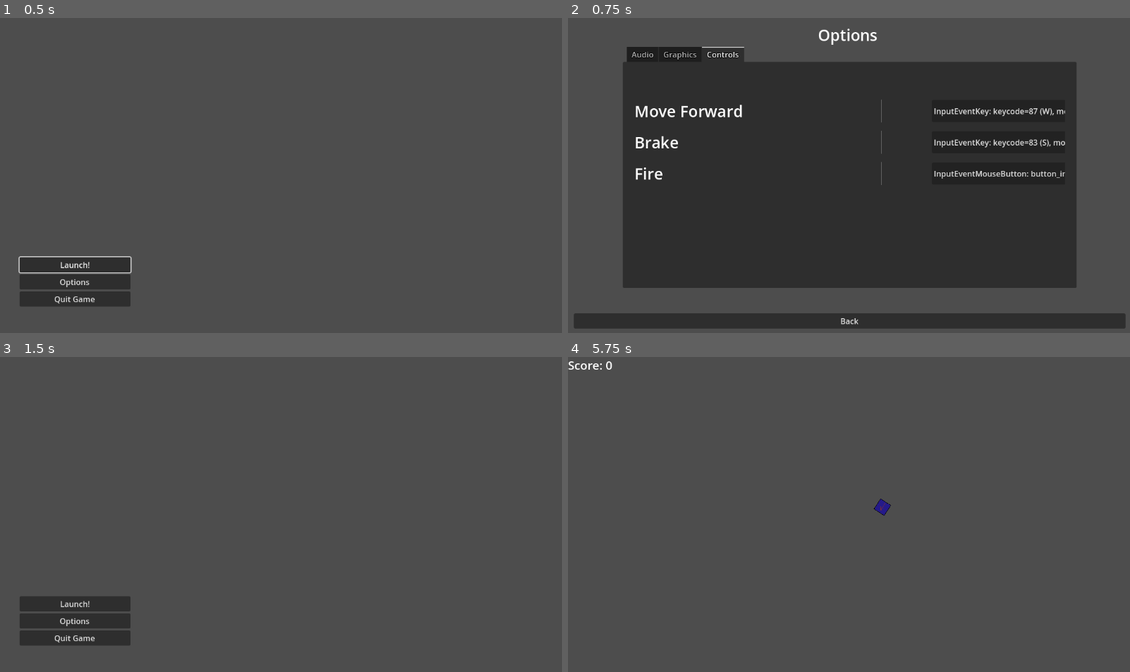
Above: before the commit, frames 1-4 (two rows, left to right).
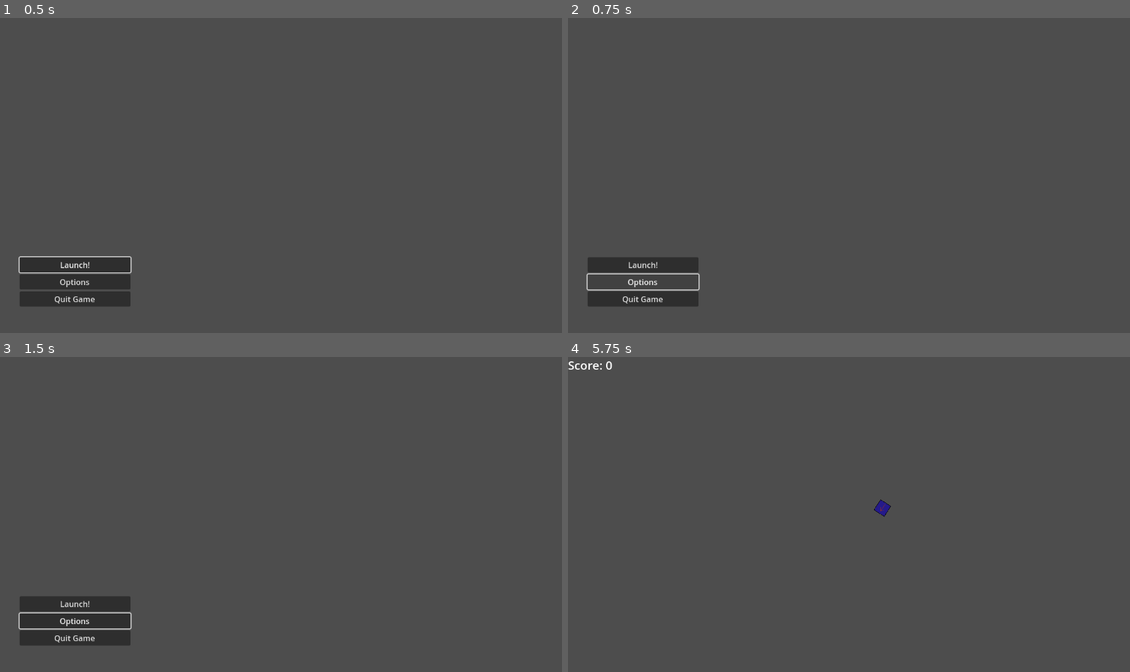
Above: after the commit, the same moments.

Repository: IanuReeves/Dirt-Defenders
Game: Godot game, scene res://scenes/ui/main_menu.tscn
Two runs of this game, one before a commit and one after it. Both use one fixed random seed, a clock stepped at 60 frames per second and the inputs below.
Inputs (mouse positions are in pixels of both pictures, inside the frame that each line leads up to):
- Up to frame 1 (0.5 s): no input
- Up to frame 2 (0.75 s): click "Options" at 0.5 s
- Up to frame 3 (1.5 s): click (281, 659) at 1.25 s, where only the run before the commit has a clickable "Back"
- Up to frame 4 (5.75 s): click "Launch!" at 2 s; tap Enter at 2.75 s; move the mouse to (972, 498) at 2.77 s; press the mouse at (972, 498) at 2.78 s; hold W (forward) 2.78-3.53 s; move the mouse to (736, 530) at 3.52 s; release the mouse at (736, 530) at 3.53 s; hold S (brake) 3.53-4.28 s; click (736, 530) at 3.6 s; move the mouse to (905, 445) at 4.27 s; press the mouse at (905, 445) at 4.28 s; hold W (forward) from 4.28 s (still down); move the mouse to (820, 577) at 5.02 s; release the mouse at (820, 577) at 5.03 s; click (820, 577) at 5.1 s

Frame 1 is identical in both runs. In frame 2, 63% of the frame differs, in the area x 1-100%, y 3-99%; in frame 3, 0.2%; in frame 4, less than 0.1%.

Commit message:
Revert "Add UI development to Main"

Diff:
--- a/project.godot
+++ b/project.godot
@@ -24,7 +24,7 @@
 }
 fire={
 "deadzone": 0.5,
-"events": [Object(InputEventMouseButton,"resource_local_to_s …(115 unchanged characters)… alse,"meta_pressed":false,"button_mask":1,"position":Vector2(126, 15),"global_position":Vector2(135, 61),"factor":1.0,"button_index":1,"canceled":false,"pressed":true,"double_click":false,"script":null)
+"events": [Object(InputEventMouseButton,"resource_local_to_s …(115 unchanged characters)… alse,"meta_pressed":false,"button_mask":0,"position":Vector2(0, 0),"global_position":Vector2(0, 0),"factor":1.0,"button_index":1,"canceled":false,"pressed":false,"double_click":false,"script":null)
 ]
 }
 brake={
--- a/scenes/objects/gravity_well.tscn
+++ b/scenes/objects/gravity_well.tscn
@@ -7,7 +7,6 @@
 
 [node name="Gravity Well" type="Area2D"]
 script = ExtResource("1_0hk3u")
-strength = 15.0
 
 [node name="CollisionShape2D" type="CollisionShape2D" parent="."]
 shape = SubResource("CircleShape2D_gjdgk")
--- a/scenes/ui/main_menu.tscn
+++ b/scenes/ui/main_menu.tscn
@@ -1,7 +1,6 @@
-[gd_scene load_steps=3 format=3 uid="uid://dtfjoatv00vqu"]
+[gd_scene load_steps=2 format=3 uid="uid://dtfjoatv00vqu"]
 
-[ext_resource type="Script" path="res://scripts/main_menu.gd" id="1_fhh2t"]
-[ext_resource type="PackedScene" uid="uid://cnw08jg3nei33" path="res://scenes/ui/options_menu.tscn" id="2_rv0w5"]
+[ext_resource type="Script" path="res://scripts/main_menu.gd" id="1_464rm"]
 
 [node name="main_meu" type="Control"]
 layout_mode = 3
@@ -33,11 +32,6 @@
 focus_neighbor_bottom = NodePath("../StartButton")
 text = "Quit Game"
 
-[node name="options_menu" parent="." instance=ExtResource("2_rv0w5")]
-visible = false
-layout_mode = 1
-
 [connection signal="pressed" from="VBoxContainer/StartButton" to="." method="_on_start_button_pressed"]
 [connection signal="pressed" from="VBoxContainer/OptionsButton" to="." method="_on_options_button_pressed"]
 [connection signal="pressed" from="VBoxContainer/QuitButton" to="." method="_on_quit_button_pressed"]
-[connection signal="exit_options_menu" from="options_menu" to="." method="_on_options_menu_exit_options_menu"]
--- a/scenes/ui/options/hotkey_rebind_button.gd
+++ /dev/null
@@ -1,34 +0,0 @@
-extends Control
-class_name HotkeyRebindButton
-# Variable for the label and button of the keybind stuffs
-@onready var label: Label = $HBoxContainer/Label
-@onready var button: Button = $HBoxContainer/Button
-
-
-@export var actionname: String = "forward"
-
-# Ignores non-recognized inputs; Calls label and button naming
-func _ready():
-	set_process_unhandled_input(false)
-	set_action_name()
-	set_key_text()
-
-# Makes unassigned keys say "Unassigned", and translation key
-func set_action_name() -> void:
-	label.text = "Unassigned"
-
-	# Translation Key for Keybinds
-	match actionname:
-		"forward":
-			label.text = "Move Forward"
-		"brake":
-			label.text = "Brake"
-		"fire":
-			label.text = "Fire"
-
-
-func set_key_text() -> void:
-	var action_events = InputMap.action_get_events(actionname)
-	var action_event = action_events[0]
-
-	button.text = "%s" % action_event
--- a/scenes/ui/options/hotkey_rebind_button.tscn
+++ /dev/null
@@ -1,41 +0,0 @@
-[gd_scene load_steps=2 format=3 uid="uid://csug0lil444wf"]
-
-[ext_resource type="Script" path="res://scenes/ui/options/hotkey_rebind_button.gd" id="1_asnyf"]
-
-[node name="hotkey_rebind_button" type="Control"]
-layout_mode = 3
-anchors_preset = 15
-anchor_right = 1.0
-anchor_bottom = 1.0
-grow_horizontal = 2
-grow_vertical = 2
-script = ExtResource("1_asnyf")
-
-[node name="HBoxContainer" type="HBoxContainer" parent="."]
-layout_mode = 1
-anchors_preset = 4
-anchor_top = 0.5
-anchor_bottom = 0.5
-offset_top = -11.5
-offset_right = 21.0
-offset_bottom = 11.5
-grow_vertical = 2
-alignment = 1
-
-[node name="Label" type="Label" parent="HBoxContainer"]
-custom_minimum_size = Vector2(400, 30)
-layout_mode = 2
-theme_override_font_sizes/font_size = 32
-text = "ACTION"
-vertical_alignment = 1
-
-[node name="VSeparator" type="VSeparator" parent="HBoxContainer"]
-layout_mode = 2
-size_flags_horizontal = 3
-theme_override_constants/separation = 200
-
-[node name="Button" type="Button" parent="HBoxContainer"]
-custom_minimum_size = Vector2(150, 0)
-layout_mode = 2
-toggle_mode = true
-text = "ACTION_KEY"
--- a/scenes/ui/options/options_tab_container.tscn
+++ /dev/null
@@ -1,118 +0,0 @@
-[gd_scene load_steps=3 format=3 uid="uid://vpv7ukmhg3ur"]
-
-[ext_resource type="PackedScene" uid="uid://csug0lil444wf" path="res://scenes/ui/options/hotkey_rebind_button.tscn" id="1_ur3xq"]
-
-[sub_resource type="StyleBoxEmpty" id="StyleBoxEmpty_6ln86"]
-
-[node name="options_tab_container" type="Control"]
-layout_mode = 3
-anchors_preset = 15
-anchor_right = 1.0
-anchor_bottom = 1.0
-grow_horizontal = 2
-grow_vertical = 2
-
-[node name="TabContainer" type="TabContainer" parent="."]
-y_sort_enabled = true
-layout_mode = 1
-anchors_preset = -1
-anchor_right = 1.0
-anchor_bottom = 1.0
-offset_left = 100.0
-offset_top = 50.0
-offset_right = -100.0
-offset_bottom = -100.0
-grow_horizontal = 2
-grow_vertical = 2
-theme_override_constants/outline_size = 4
-theme_override_font_sizes/font_size = 16
-current_tab = 2
-
-[node name="Audio" type="TabBar" parent="TabContainer"]
-visible = false
-layout_mode = 2
-metadata/_tab_index = 0
-
-[node name="MarginContainer" type="MarginContainer" parent="TabContainer/Audio"]
-layout_mode = 1
-anchors_preset = 15
-anchor_right = 1.0
-anchor_bottom = 1.0
-grow_horizontal = 2
-grow_vertical = 2
-theme_override_constants/margin_left = 24
-theme_override_constants/margin_top = 24
-theme_override_constants/margin_right = 24
-theme_override_constants/margin_bottom = 24
-
-[node name="VBoxContainer" type="VBoxContainer" parent="TabContainer/Audio/MarginContainer"]
-layout_mode = 2
-theme_override_constants/separation = 64
-alignment = 1
-
-[node name="Graphics" type="TabBar" parent="TabContainer"]
-visible = false
-layout_mode = 2
-metadata/_tab_index = 1
-
-[node name="MarginContainer" type="MarginContainer" parent="TabContainer/Graphics"]
-layout_mode = 1
-anchors_preset = 15
-anchor_right = 1.0
-anchor_bottom = 1.0
-grow_horizontal = 2
-grow_vertical = 2
-theme_override_constants/margin_left = 24
-theme_override_constants/margin_top = 24
-theme_override_constants/margin_right = 24
-theme_override_constants/margin_bottom = 24
-
-[node name="VBoxContainer" type="VBoxContainer" parent="TabContainer/Graphics/MarginContainer"]
-layout_mode = 2
-theme_override_constants/separation = 64
-alignment = 1
-
-[node name="Controls" type="TabBar" parent="TabContainer"]
-layout_mode = 2
-metadata/_tab_index = 2
-
-[node name="MarginContainer" type="MarginContainer" parent="TabContainer/Controls"]
-layout_mode = 1
-anchors_preset = 15
-anchor_right = 1.0
-anchor_bottom = 1.0
-grow_horizontal = 2
-grow_vertical = 2
-theme_override_constants/margin_left = 24
-theme_override_constants/margin_top = 24
-theme_override_constants/margin_right = 24
-theme_override_constants/margin_bottom = 24
-
-[node name="ScrollContainer" type="ScrollContainer" parent="TabContainer/Controls/MarginContainer"]
-layout_mode = 2
-
-[node name="VBoxContainer" type="VBoxContainer" parent="TabContainer/Controls/MarginContainer/ScrollContainer"]
-layout_mode = 2
-theme_override_constants/separation = 64
-
-[node name="HSeperatorTop" type="HSeparator" parent="TabContainer/Controls/MarginContainer/ScrollContainer/VBoxContainer"]
-layout_mode = 2
-theme_override_constants/separation = 12
-theme_override_styles/separator = SubResource("StyleBoxEmpty_6ln86")
-
-[node name="hotkey_rebind_button" parent="TabContainer/Controls/MarginContainer/ScrollContainer/VBoxContainer" instance=ExtResource("1_ur3xq")]
-layout_mode = 2
-
-[node name="hotkey_rebind_button2" parent="TabContainer/Controls/MarginContainer/ScrollContainer/VBoxContainer" instance=ExtResource("1_ur3xq")]
-layout_mode = 2
-actionname = "brake"
-
-[node name="hotkey_rebind_button3" parent="TabContainer/Controls/MarginContainer/ScrollContainer/VBoxContainer" instance=ExtResource("1_ur3xq")]
-layout_mode = 2
-actionname = "fire"
-
-[node name="HSeparatorBtm" type="HSeparator" parent="TabContainer/Controls/MarginContainer/ScrollContainer/VBoxContainer"]
-layout_mode = 2
-size_flags_vertical = 8
-theme_override_constants/separation = 12
-theme_override_styles/separator = SubResource("StyleBoxEmpty_6ln86")
--- a/scenes/ui/options_menu.gd
+++ /dev/null
@@ -1,17 +0,0 @@
-extends Control
-class_name OptionsMenu
-
-@onready var exit_button: Button = $MarginContainer/VBoxContainer/exit_button
-
-signal exit_options_menu
-
-
-func _ready():
-	exit_button.button_down.connect(on_exit_pressed)
-	set_process(false)
-
-
-func on_exit_pressed() -> void:
-	print("Exiting options menu")
-	exit_options_menu.emit()
-	set_process(false)
--- a/scenes/ui/options_menu.tscn
+++ b/scenes/ui/options_menu.tscn
@@ -1,10 +1,4 @@
-[gd_scene load_steps=4 format=3 uid="uid://cnw08jg3nei33"]
-
-[ext_resource type="Script" path="res://scenes/ui/options_menu.gd" id="1_d3rjy"]
-[ext_resource type="PackedScene" uid="uid://vpv7ukmhg3ur" path="res://scenes/ui/options/options_tab_container.tscn" id="2_4kbcf"]
-
-[sub_resource type="SystemFont" id="SystemFont_uistj"]
-subpixel_positioning = 0
+[gd_scene format=3 uid="uid://cnw08jg3nei33"]
 
 [node name="options_menu" type="Control"]
 layout_mode = 3
@@ -13,38 +7,3 @@
 anchor_bottom = 1.0
 grow_horizontal = 2
 grow_vertical = 2
-script = ExtResource("1_d3rjy")
-
-[node name="MarginContainer" type="MarginContainer" parent="."]
-layout_mode = 1
-anchors_preset = 15
-anchor_right = 1.0
-anchor_bottom = 1.0
-grow_horizontal = 2
-grow_vertical = 2
-theme_override_constants/margin_left = 12
-theme_override_constants/margin_top = 12
-theme_override_constants/margin_right = 12
-theme_override_constants/margin_bottom = 12
-
-[node name="VBoxContainer" type="VBoxContainer" parent="MarginContainer"]
-layout_mode = 2
-theme_override_constants/separation = -48
-
-[node name="Label" type="Label" parent="MarginContainer/VBoxContainer"]
-layout_mode = 2
-theme_override_colors/font_outline_color = Color(0, 0, 0, 1)
-theme_override_fonts/font = SubResource("SystemFont_uistj")
-theme_override_font_sizes/font_size = 32
-text = "Options "
-horizontal_alignment = 1
-vertical_alignment = 1
-
-[node name="options_tab_container" parent="MarginContainer/VBoxContainer" instance=ExtResource("2_4kbcf")]
-layout_mode = 2
-size_flags_vertical = 3
-
-[node name="exit_button" type="Button" parent="MarginContainer/VBoxContainer"]
-layout_mode = 2
-size_flags_vertical = 8
-text = "Back"
--- a/scenes/ui/pause_menu.tscn
+++ b/scenes/ui/pause_menu.tscn
@@ -1,43 +1,23 @@
-[gd_scene load_steps=3 format=3 uid="uid://2rdt1g7kquyn"]
+[gd_scene format=3 uid="uid://2rdt1g7kquyn"]
 
-[ext_resource type="Script" path="res://scripts/main_menu.gd" id="1_fhh2t"]
-[ext_resource type="PackedScene" uid="uid://cnw08jg3nei33" path="res://scenes/ui/options_menu.tscn" id="2_rv0w5"]
-
-[node name="main_meu" type="Control"]
+[node name="pause_menu" type="Control"]
 layout_mode = 3
 anchors_preset = 15
 anchor_right = 1.0
 anchor_bottom = 1.0
 grow_horizontal = 2
 grow_vertical = 2
-script = ExtResource("1_fhh2t")
 
 [node name="VBoxContainer" type="VBoxContainer" parent="."]
-layout_mode = 1
-offset_left = 40.0
-offset_top = 490.0
-offset_right = 267.0
-offset_bottom = 599.0
+layout_mode = 0
+offset_right = 40.0
+offset_bottom = 40.0
 
-[node name="StartButton" type="Button" parent="VBoxContainer"]
+[node name="ResumeButton" type="Button" parent="VBoxContainer"]
 layout_mode = 2
-focus_neighbor_top = NodePath("../QuitButton")
-text = "Resume"
 
-[node name="OptionsButton" type="Button" parent="VBoxContainer"]
+[node name="Button" type="Button" parent="VBoxContainer"]
 layout_mode = 2
-text = "Options"
 
-[node name="QuitButton" type="Button" parent="VBoxContainer"]
+[node name="Button3" type="Button" parent="VBoxContainer"]
 layout_mode = 2
-focus_neighbor_bottom = NodePath("../StartButton")
-text = "Quit Game"
-
-[node name="options_menu" parent="." instance=ExtResource("2_rv0w5")]
-visible = false
-layout_mode = 1
-
-[connection signal="pressed" from="VBoxContainer/StartButton" to="." method="_on_start_button_pressed"]
-[connection signal="pressed" from="VBoxContainer/OptionsButton" to="." method="_on_options_button_pressed"]
-[connection signal="pressed" from="VBoxContainer/QuitButton" to="." method="_on_quit_button_pressed"]
-[connection signal="exit_options_menu" from="options_menu" to="." method="_on_options_menu_exit_options_menu"]
--- a/scripts/main_menu.gd
+++ b/scripts/main_menu.gd
@@ -1,55 +1,24 @@
 extends Control
-class_name MainMenu
 
-# Variables for buttons and menus for signals
-@onready var start_button: Button = $VBoxContainer/StartButton
-@onready var options_button: Button = $VBoxContainer/OptionsButton
-@onready var quit_button: Button = $VBoxContainer/QuitButton
 
-@onready var options_menu: OptionsMenu = $options_menu
-@onready var v_box_container: VBoxContainer = $VBoxContainer
-# Pre-lods game for optimization (tie shit)
-@onready var start_level: PackedScene = preload("res://scenes/main.tscn")
+# Called when the node enters the scene tree for the first time.
+func _ready() -> void:
+	$VBoxContainer/StartButton.grab_focus()
 
-@onready var tab_container: TabContainer = $TabContainer
+
+# Called every frame. 'delta' is the elapsed time since the previous frame.
+func _on_start_button_pressed() -> void:
+	print("Game Started. Loading World...")
+	get_tree().change_scene_to_file("res://scenes/main.tscn")
 
 
 
-# ------------------------------------------ #
-# Self-expanatory function; grabs focus for arrow key emulation
-func _ready() -> void:
-	handle_connecting_signals()
-	$VBoxContainer/StartButton.grab_focus()
+func _on_options_button_pressed() -> void:
+	print("Opening options menu...")
+	get_tree().change_scene_to_file("res://scenes/options_menu.tscn")
 
 
-# Loads the preloaded gameply when start button pressed
-func on_start_button_pressed() -> void:
-	print("Game Started. Loading scene...")
-	get_tree().change_scene_to_packed(start_level)
 
-
-# Hides main menu; Shows options menu
-func on_options_button_pressed() -> void:
-	v_box_container.visible = false
-	print("Opening options menu...")
-	options_menu.set_process(true)
-	options_menu.visible = true
-
-
-# Quit game :/
-func on_quit_button_pressed() -> void:
+func _on_quit_button_pressed() -> void:
 	print("Game Quit. Exiting Game...")
 	get_tree().quit()
-
-
-# Hides options menu; Shows main menu
-func on_exit_options_menu() -> void:
-	options_menu.visible = false
-	v_box_container.visible = true
-
-# Handle for signals cause I didn't want to do it the normal way. Fight me
-func handle_connecting_signals() -> void:
-	start_button.button_down.connect(on_start_button_pressed)
-	options_button.button_down.connect(on_options_button_pressed)
-	quit_button.button_down.connect(on_quit_button_pressed)
-	options_menu.exit_options_menu.connect(on_exit_options_menu)
Not shown: 1 places in scenes/ui/main_menu.tscn that only renumber resources
Binary file removed: textures/ui/default_button.png
Not shown, removed: textures/ui/default_button.png.import
Binary file removed: textures/ui/hover_button.png
Not shown, removed: textures/ui/hover_button.png.import
Binary file removed: textures/ui/select_button.png
Not shown, removed: textures/ui/select_button.png.import
